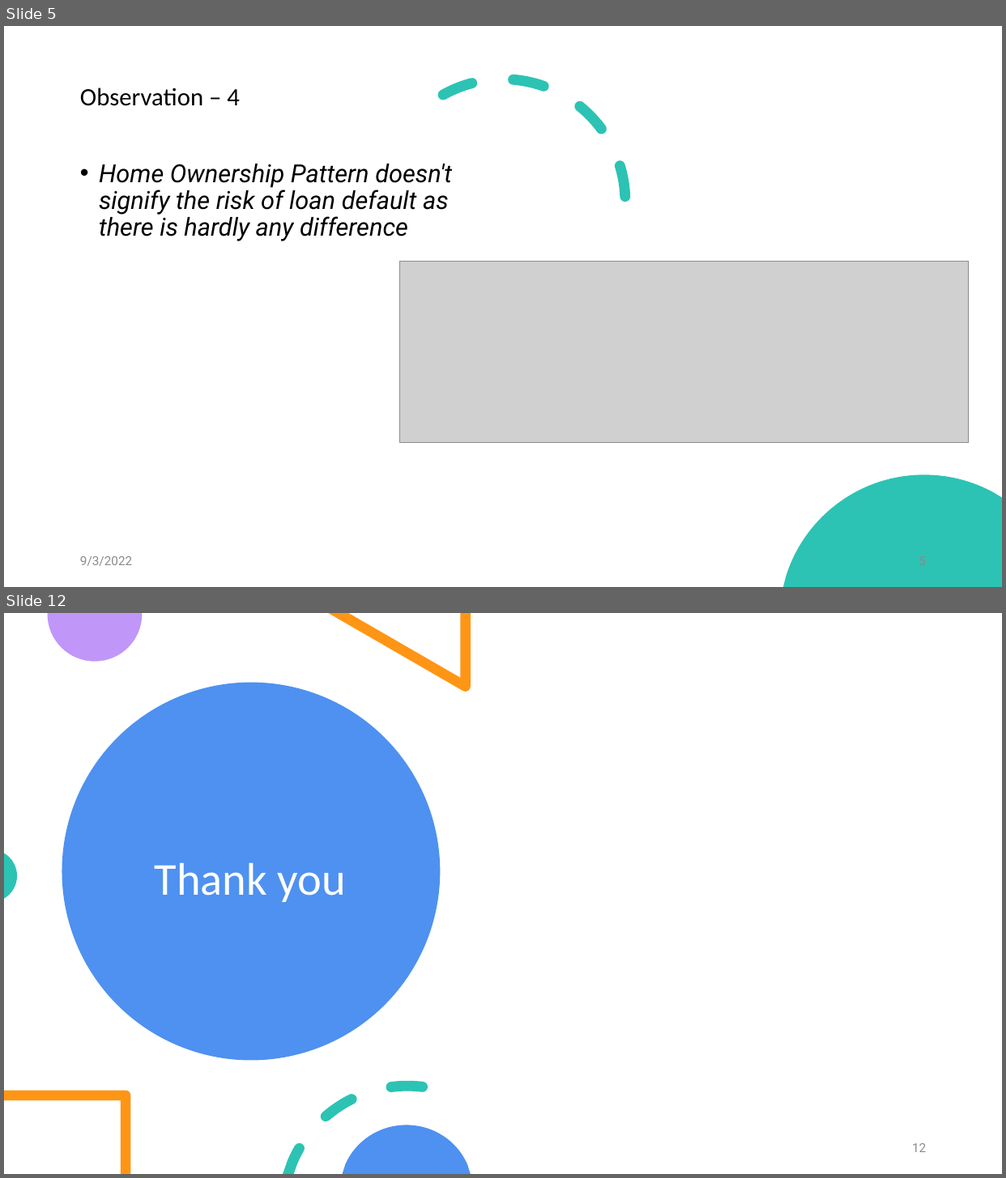
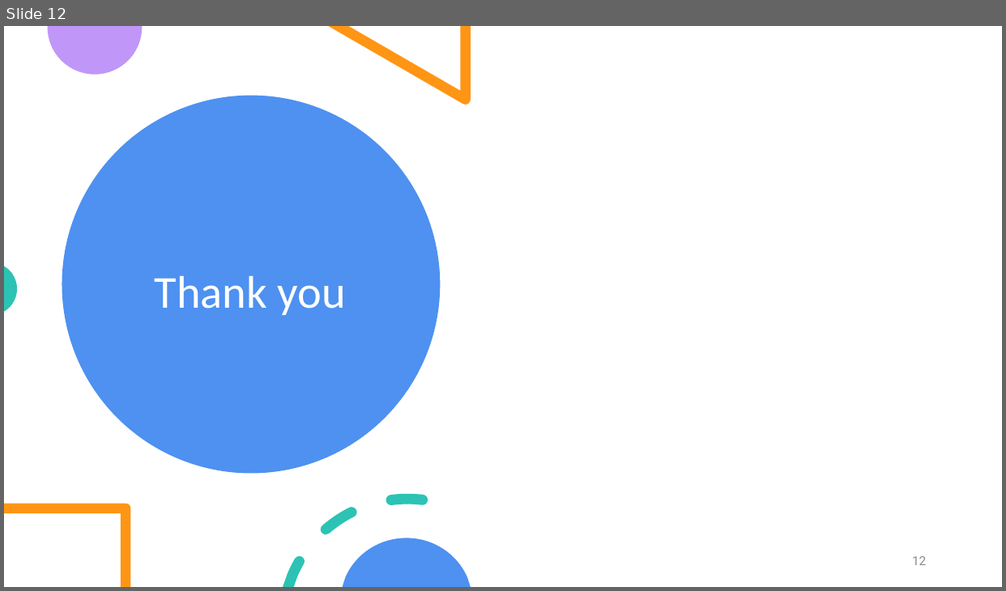
Before and after one commit to jamesrajesh76/LendingClubRiskAnalysis, a slide deck: 3. Lending Club – Case Study.pptx. Shown one above the other, each under a label of ours: slides 5 and 12 before the commit, slide 12 after it; the slides between them are not shown. The pictures are 1006x1178 and 1006x591 pixels, drawn with LibreOffice and Linux fonts; fonts in the diff are those of the drawing; grey boxes stand for pictures. Boxes give left, top, right and bottom in pixels: in the first picture for what was removed or moved away, otherwise in the second. Text is boxed around its words. In the diff, an @@ line names an element or a change of style, - is before the commit and + after.

```diff
--- a/3. Lending Club – Case Study.pptx
+++ b/3. Lending Club – Case Study.pptx
@@ slide 5 removed at [4,26,1002,587], background #FFFFFF @@
@@ rectangle removed at [4,26,1002,587] @@
@@ freeform shape removed at [863,26,933,55] @@
@@ title removed at [80,88,240,106] @@
-Observation – 4
@@ arc (boxed as its full ellipse) removed at [381,79,625,324] @@
@@ text removed at [99,164,452,241] @@
-• Home Ownership Pattern doesn't signify the risk of loan default as there is hardly any difference
@@ picture removed at [400,261,969,443] @@
@@ freeform shape removed at [783,476,1002,587] @@
@@ freeform shape removed at [15,494,160,587] @@
@@ text removed at [80,557,133,566] @@
-9/3/2022
```
Also in this commit, not shown: 8 slides changed, 3 slides added, 2 other slides removed, 3 other files.
